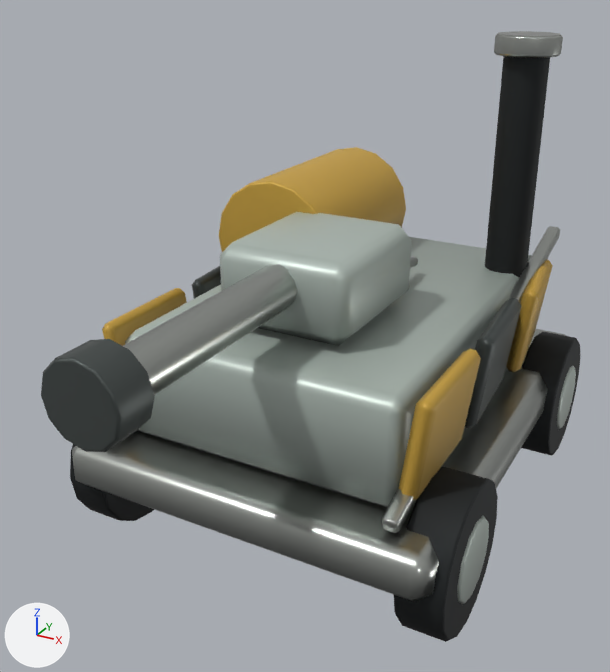
Before and after pictures for a commit that changed the glTF model github-io/public/models/scorcher.glb.
Rendered twice from a camera (50 mm lens) standing at (2.09, -4.45, 3.23) and looking at (-0.05, -0.56, 1.29). Arrows for +X, +Y and +Z are at lower left; the lights stay in place. The first picture is the older version. Vertices at exactly the same position are counted once.

Names of what the first picture shows: 'Barrel_flame', 'Chassis', 'External_frame', 'Fuel_drum', 'Mismatched_plates', 'Mismatched_plates.001', 'Muzzle_cage', 'Patch_hull', 'Stack_rim', 'Tall_stack', 'Turret_head', 'Wheel_hubs', 'Wheels' and 1 more.
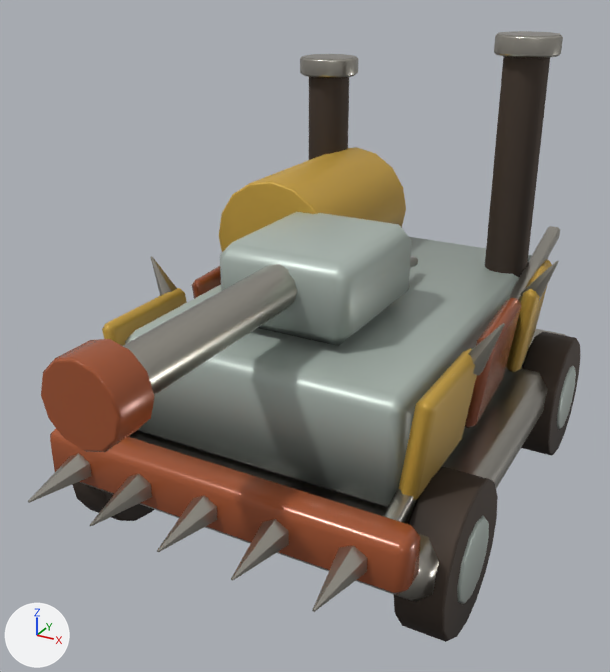
The change, as a list of edits to the scene's bpy script:
```text
Change mat_undercarriage:
    where n2 = _N.new('ShaderNodeMix'); n2.name = 'Mix'
    n2.inputs[7].default_value: (0.0168, 0.0212, 0.0232, 1.0) -> (0.0887, 0.0612, 0.0452, 1.0)  # 'B', black #23282a -> 'B', brown #54463c
Add mat_armorashfall:
    mat_armorashfall = bpy.data.materials.new('ArmorAshfall')
    # nodes: BsdfPrincipled, Mix, OutputMaterial, VertexColor
    # colours: orange #b8613a, mixed with the vertex colours
Change me_chassis:
    where me_chassis.from_pydata(...)  # 24 vertices, 44 faces; spans x -1.1..1.1, y -1.5..1.5, z 0.47..0.77
    me_chassis part 1: 12 faces centred in x -1.1..1.05, y -1.5..0.47, z 0.64..0.77 are repainted in the vertex colours; the middle colour goes from white #e6e6e5 to light grey #c8c8c7
Change me_patch_hull:
    where me_patch_hull.from_pydata(...)  # 24 vertices, 44 faces; spans x -0.85..0.85, y -1.25..1.25, z 0.76..1.4
    me_patch_hull part 2: 17 faces centred in x -0.85..0.82, y -1.25..0.39, z 0.76..1.16 are repainted in the vertex colours; the middle colour goes from grey #959594 to dark grey #696968
    me_patch_hull part 3: 10 faces centred in x -0.8..0.8, y -1.25..1.22, z 1.16..1.4 are repainted in the vertex colours; the middle colour goes from white #e7e7e5 to white #e5e5e3
Change me_mismatched_plates_001:
    where me_mismatched_plates_001.from_pydata(...)  # 48 vertices, 88 faces; spans x -1.0..1.0, y -0.42..0.3, z 0.86..1.42
    remove me_mismatched_plates_001.materials.append(mat_armor)
    add me_mismatched_plates_001.materials.append(mat_armorashfall)
Change me_external_frame:
    where me_external_frame.from_pydata(...)  # 48 vertices, 88 faces; spans x -0.9..0.9, y -1.41..1.41, z 0.79..1.57
    me_external_frame part 4: 21 faces centred in x -0.9..0.9, y -1.4..0.47, z 0.84..1.29 are repainted in the vertex colours; the middle colour goes from light grey #dfdfde to grey #919190
    me_external_frame part 5: 21 faces centred in x -0.9..0.9, y -0.47..1.39, z 1.1..1.56 are repainted in the vertex colours; the middle colour goes from light grey #e0e0de to light grey #c5c5c3
    me_external_frame part 6: 11 faces centred in x -0.89..0.89, y -1.4..-1.38, z 0.8..0.82 are repainted in the vertex colours; the middle colour goes from grey #bdbdbc to dark grey #515150
Change me_tall_stack:
    remove me_tall_stack.from_pydata(...)  # 48 vertices, 92 faces; spans x 0.55..0.83, y 0.71..0.99, z 1.1..2.8
    add me_tall_stack.from_pydata(...)  # 96 vertices, 184 faces; spans x -0.83..0.83, y 0.71..1.09, z 1.1..2.8
    me_tall_stack part 7: a new loose piece of 48 vertices spanning x -0.83..-0.55, y 0.81..1.09, z 1.1..2.6, in mat_undercarriage
Change me_stack_rim:
    remove me_stack_rim.from_pydata(...)  # 48 vertices, 92 faces; spans x 0.49..0.89, y 0.65..1.05, z 2.74..2.86
    add me_stack_rim.from_pydata(...)  # 96 vertices, 184 faces; spans x -0.89..0.89, y 0.65..1.15, z 2.54..2.86
    me_stack_rim part 8: the loose piece of 48 vertices spanning x 0.49..0.89, y 0.65..1.05, z 2.74..2.86 is copied, and the copy is moved by (-1.38, 0.1, -0.2); it spans x -0.89..-0.49, y 0.75..1.15, z 2.54..2.66
Change me_muzzle_cage:
    where me_muzzle_cage.from_pydata(...)  # 48 vertices, 92 faces; spans x -0.2..0.2, y -2.41..-2.19, z 1.52..1.92
    remove me_muzzle_cage.materials.append(mat_armor)
    add me_muzzle_cage.materials.append(mat_armorashfall)
Add ob_plate_spikes:
    ob_plate_spikes = bpy.data.objects.new('Plate_spikes', me_plate_spikes)  # 48 vertices, 80 faces; spans x -1.1..1.1, y -0.67..0.57, z 1.32..1.61
    ob_plate_spikes.location = (0.0, 0.0, 0.0)
Add ob_ram_spikes:
    ob_ram_spikes = bpy.data.objects.new('Ram_spikes', me_ram_spikes)  # 60 vertices, 100 faces; spans x -0.88..0.88, y -2.03..-1.61, z 0.71..0.89
    ob_ram_spikes.location = (0.0, 0.0, 0.0)
Add ob_ram_bar:
    ob_ram_bar = bpy.data.objects.new('Ram_bar', me_ram_bar)  # 24 vertices, 44 faces; spans x -1.05..1.05, y -1.66..-1.44, z 0.65..0.95
    ob_ram_bar.location = (0.0, 0.0, 0.0)
```

Changed parts and their boxes (x1, y1, x2, y2) in the pictures (610 x 672 px):
'Ram_bar', added (brown)
    after: (50, 429, 421, 595)
'Wheels', surface changed
    both: (72, 334, 580, 636)
'Tall_stack', surface changed, reshaped (267% wider)
    before: (485, 56, 550, 277)
    after: (309, 56, 550, 277)
'Muzzle_cage', recoloured (black to brown)
    both: (41, 339, 155, 452)
'Ram_spikes', added
    after: (28, 453, 367, 612)
'Mismatched_plates.001', recoloured
    both: (192, 266, 521, 428)
'Stack_rim', reshaped (277% wider, 71% taller)
    before: (494, 31, 563, 58)
    after: (300, 31, 563, 78)
'Plate_spikes', added
    after: (150, 256, 559, 376)
part 1 of me_chassis, recoloured
    before: (72, 369, 541, 599)
    after: (128, 369, 541, 599)
part 2 of me_patch_hull, recoloured (grey to dark grey)
    both: (138, 380, 399, 508)
part 3 of me_patch_hull, edited (looks the same)
    both: (125, 237, 529, 504)
part 4 of me_external_frame, recoloured
    before: (382, 301, 521, 531)
    after: (400, 301, 521, 523)
part 5 of me_external_frame, recoloured
    both: (383, 261, 530, 522)
part 6 of me_external_frame, recoloured
    before: (384, 525, 397, 533)
part 7 of me_tall_stack, added (brown)
    after: (309, 77, 349, 160)
part 8 of me_stack_rim, added
    after: (300, 54, 358, 78)
